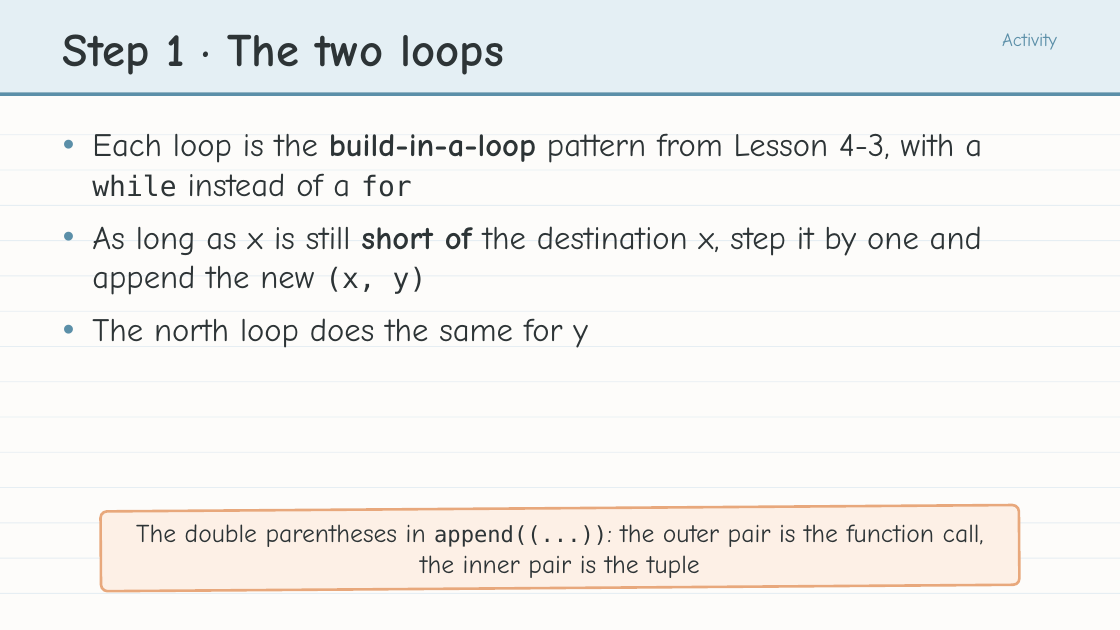
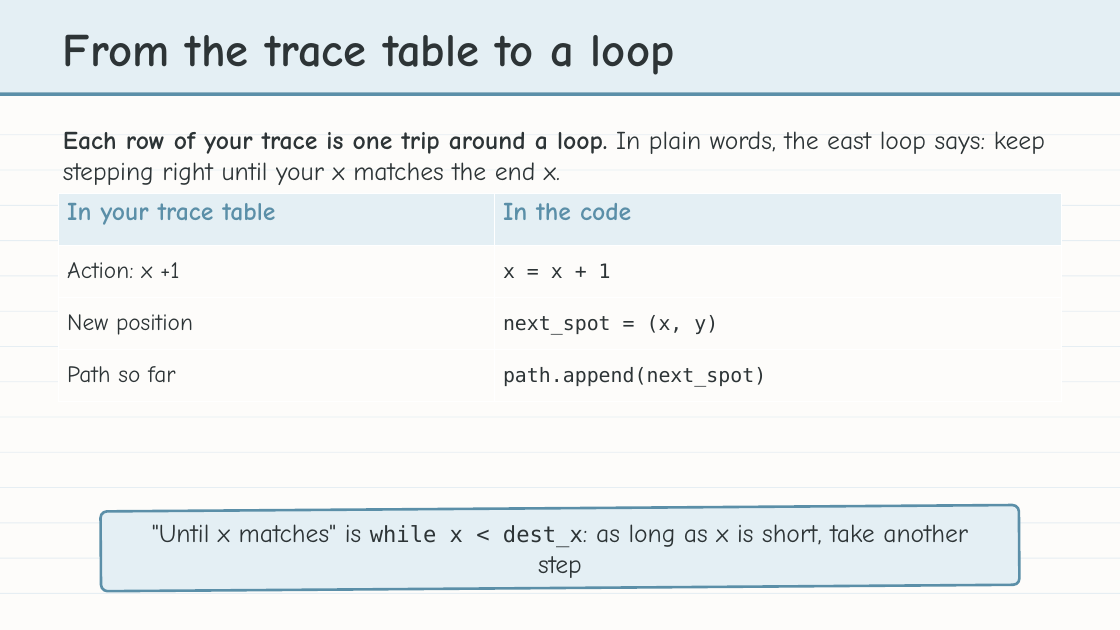
Before and after one commit to bradamiller/LearningPython, a slide deck: slide 12 of static/slides/module-04-manhattan/module-4-lesson-04-the-manhattan-algorithm.pptx (slide 16 before the commit). Drawn at 1120x630 pixels with LibreOffice and Linux fonts; fonts in the diff are those of the drawing. Boxes give left, top, right and bottom in pixels: in the first picture for what was removed or moved away, otherwise in the second. Text is boxed around its words. In the diff, an @@ line names an element or a change of style, - is before the commit and + after.

```diff
--- a/static/slides/module-04-manhattan/module-4-lesson-04-the-manhattan-algorithm.pptx
+++ b/static/slides/module-04-manhattan/module-4-lesson-04-the-manhattan-algorithm.pptx
@@ text at <box>63,34,675,75</box>: text changed @@
-Step 1 · The two loops
+From the trace table to a loop
@@ text removed at <box>1002,33,1057,50</box> @@
-Activity
@@ text added at <box>63,131,1045,185</box>, 22 pt, text #2D3436 @@
+Each row of your trace is one trip around a loop. In plain words, the east loop says: keep stepping right until your x matches the end x.
@@ text removed at <box>92,133,982,348</box> @@
-• Each loop is the build-in-a-loop pattern from Lesson 4-3, with a while instead of a for
-• As long as x is still short of the destination x, step it by one and append the new (x, y)
-• The north loop does the same for y
@@ table added at <box>59,193,1061,402</box>, 4 rows, 2 columns @@
+In your trace table | In the code
+Action: x +1 | x = x + 1
+New position | next_spot = (x, y)
+Path so far | path.append(next_spot)
@@ rounded rectangle at <box>101,505,1019,591</box>: fill #FDF0E6 to #E4EFF4; outline #E8A87C 2.25 pt to #5B8FA8 2.25 pt @@
@@ text at <box>152,524,968,578</box>: text changed @@
-The double parentheses in append((...)): the outer pair is the function call, the inner pair is the tuple
+"Until x matches" is while x < dest_x: as long as x is short, take another step
```
Also in this commit, not shown: 9 other slides changed, 2 slides added, 2 slides removed, 47 other files.
